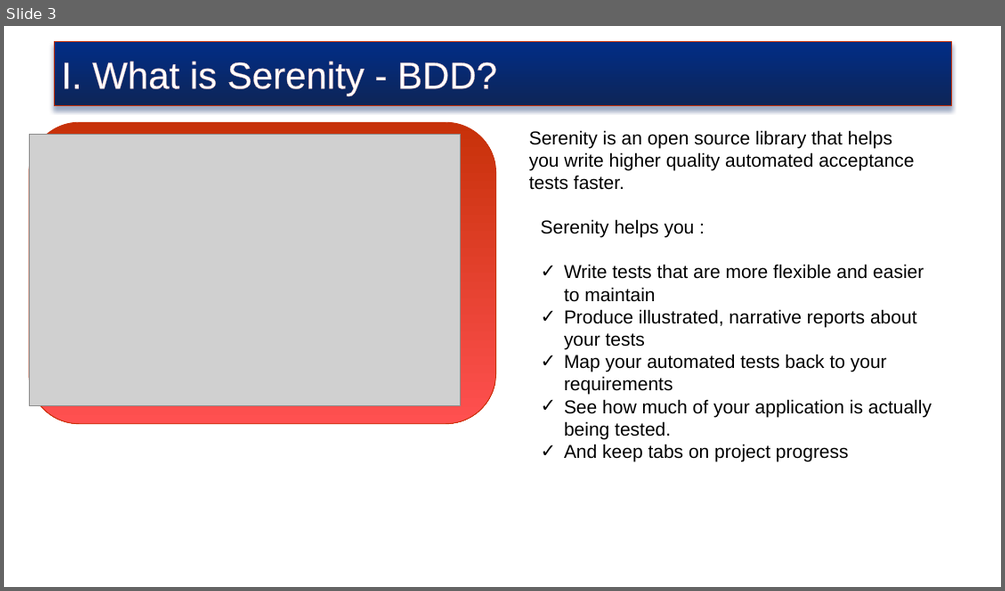
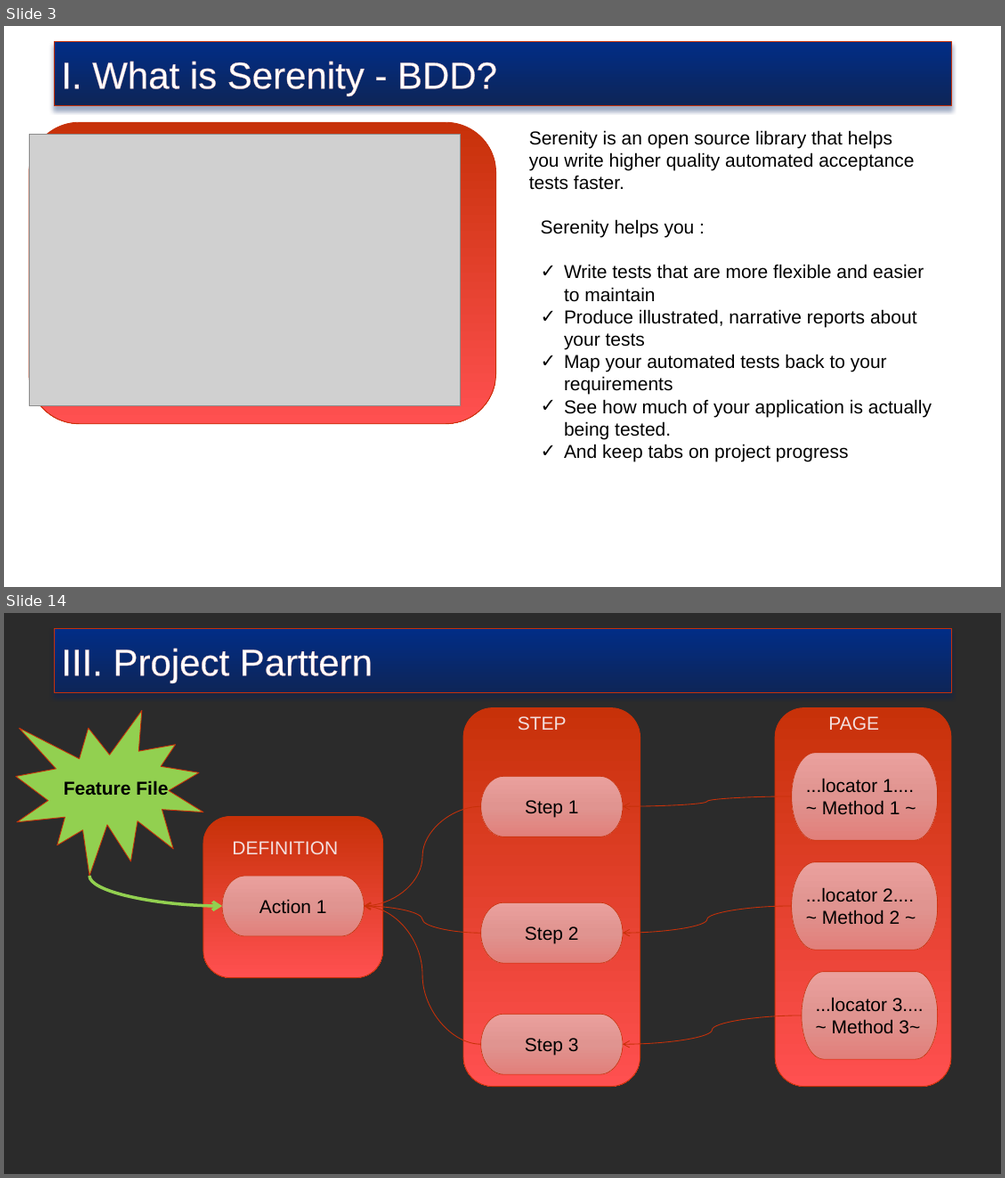
Before and after one commit to truyenkv/sharing, a slide deck: Sharing.pptx. Shown one above the other, each under a label of ours: slide 3 before the commit, slides 3 and 14 after it; the slides between them are not shown. The pictures are 1005x591 and 1005x1178 pixels, drawn with LibreOffice and Linux fonts; fonts in the diff are those of the drawing; grey boxes stand for pictures; background and template pictures are left out; a plain dark background stands for a picture behind light text. Boxes give left, top, right and bottom in pixels: in the first picture for what was removed or moved away, otherwise in the second. Text is boxed around its words. In the diff, an @@ line names an element or a change of style, - is before the commit and + after.

```diff
--- a/Sharing.pptx
+++ b/Sharing.pptx
@@ slide 14 added at [4,613,1001,1174], background picture (left out) @@
@@ rectangle added at [54,629,952,693], fill gradient #012D86 to #0E2557, outline #C73109 0.75 pt, 36 pt, text #FFFFFF @@
+III. Project Parttern
@@ irregular seal added at [16,710,203,876], fill #92D050, outline #C73109 0.75 pt, 18 pt, text #000000, bold @@
+Feature File
@@ rounded rectangle added at [463,708,639,1086], fill gradient #C73109 to #FF5050, outline #C73109 0.75 pt @@
@@ text added at [518,716,566,730], 18 pt, text #F3DEDD @@
+STEP
@@ rounded rectangle added at [775,708,952,1086], fill gradient #C73109 to #FF5050, outline #C73109 0.75 pt @@
@@ text added at [828,716,879,730], 18 pt, text #F3DEDD @@
+PAGE
@@ pill shape added at [792,753,938,840], fill gradient #EBA19D to #E19490 to #E2807C, outline #C73109 0.5 pt, 18 pt, text #000000 @@
+...locator 1....
+~ Method 1 ~
@@ pill shape added at [481,776,623,836], fill gradient #EBA19D to #E19490 to #E2807C, outline #C73109 0.5 pt, 18 pt, text #000000 @@
+Step 1
@@ curved arrow added from (792, 796) to (623, 807), #C73109 0.75 pt @@
@@ rounded rectangle added at [203,817,383,978], fill gradient #C73109 to #FF5050, outline #C73109 0.75 pt @@
@@ curved arrow added from (481, 807) to (364, 906), #C73109 0.75 pt @@
@@ text added at [232,841,338,854], 18 pt, text #F3DEDD @@
+DEFINITION
@@ curved arrow added from (89, 876) to (222, 906), #92D050 3 pt @@
@@ pill shape added at [222,876,364,936], fill gradient #EBA19D to #E19490 to #E2807C, outline #C73109 0.5 pt, 18 pt, text #000000 @@
+Action 1
@@ pill shape added at [792,862,938,949], fill gradient #EBA19D to #E19490 to #E2807C, outline #C73109 0.5 pt, 18 pt, text #000000 @@
+...locator 2....
+~ Method 2 ~
@@ curved arrow added from (481, 933) to (364, 906), #C73109 0.75 pt @@
@@ curved arrow added from (481, 1044) to (364, 906), #C73109 0.75 pt @@
@@ pill shape added at [481,902,623,963], fill gradient #EBA19D to #E19490 to #E2807C, outline #C73109 0.5 pt, 18 pt, text #000000 @@
+Step 2
@@ curved arrow added from (792, 906) to (623, 933), #C73109 0.75 pt @@
@@ pill shape added at [802,971,938,1059], fill gradient #EBA19D to #E19490 to #E2807C, outline #C73109 0.5 pt, 18 pt, text #000000 @@
+...locator 3....
+~ Method 3~
@@ pill shape added at [481,1013,623,1074], fill gradient #EBA19D to #E19490 to #E2807C, outline #C73109 0.5 pt, 18 pt, text #000000 @@
+Step 3
@@ curved arrow added from (802, 1015) to (623, 1044), #C73109 0.75 pt @@
```
Also in this commit, not shown: 4 slides changed, 9 other slides added, 3 slides removed.
